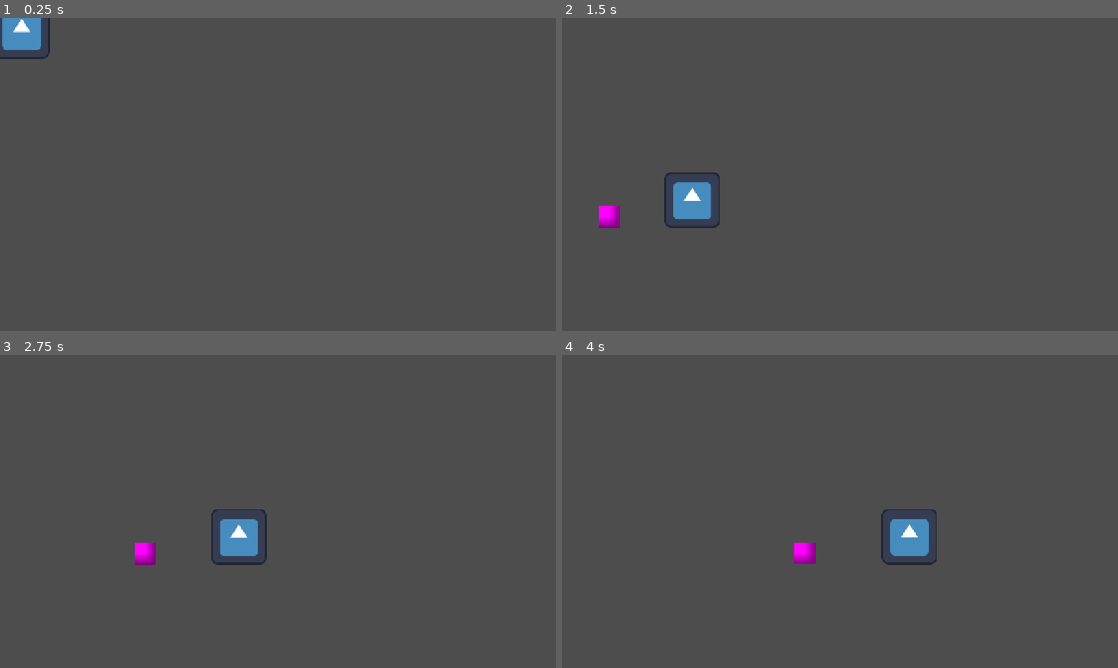
Above: before the commit, frames 1-4 (two rows, left to right).
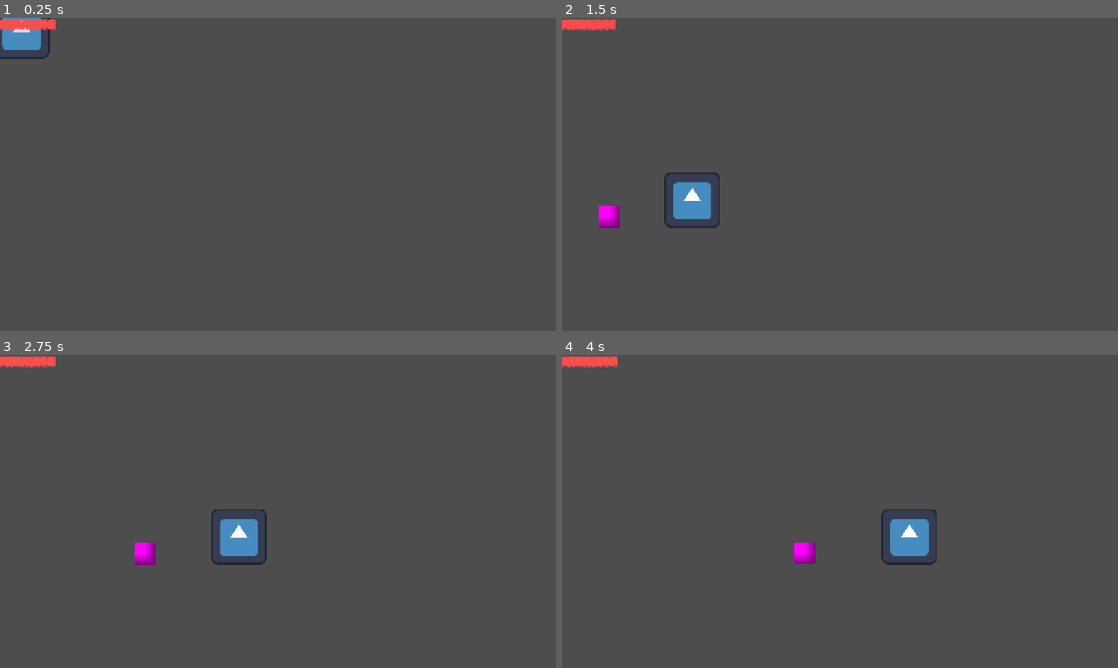
Above: after the commit, the same moments.

Repository: LiviRoseGames/GWJ-91
Game: Godot game, scene res://test_level.tscn
The game is run twice, just before and just after one commit, with the same random seed, the same clock (stepped at 60 frames per second) and the same inputs. The engine's default icon, where the game draws it, is replaced by a stand-in: a white triangle on a blue panel in a dark square.
Inputs (mouse positions are in pixels of both pictures, inside the frame that each line leads up to):
- Up to frame 1 (0.25 s): no input
- Up to frame 2 (1.5 s): move the mouse to (962, 158) at 0.52 s; click (962, 158) at 0.67 s; tap Space (jump) at 0.77 s; move the mouse to (728, 190) at 1.27 s; click (728, 190) at 1.42 s
- Up to frame 3 (2.75 s): tap Space (jump) at 1.52 s; move the mouse to (333, 442) at 2.02 s; click (333, 442) at 2.17 s
- Up to frame 4 (4 s): move the mouse to (812, 574) at 2.77 s; click (812, 574) at 2.92 s; tap Space (jump) at 3.02, 3.77 s; move the mouse to (1006, 558) at 3.52 s; click (1006, 558) at 3.67 s

The runs differ from the first frame. In frame 1, 0.3% of the frame differs, in the area x 0-10%, y 0-4%; in frame 2, 0.3%; in frame 3, 0.3%; in frame 4, 0.3%.

Commit message:
Refactor crayon drawer and ink system
- Fixed ink bar color logic so full/empty levels display correctly
- Replaced alpha fading with color-only feedback for ink bar
- Cleaned up _process() order: ink updates before UI
- Added safe lerp from gray (empty) → crayon color (full)
- Ensured strokes and collisions fade safely without crashes
- Removed unnecessary alpha modulation in UI
- Added safety checks for async fade to prevent errors when nodes are freed

Diff:
--- a/CrayonSystem/crayon_drawer.gd
+++ b/CrayonSystem/crayon_drawer.gd
@@ -1,28 +1,82 @@
 extends Node2D
 
+# -------------------------------
+# Crayon Drawing / Ink System
+# -------------------------------
+
 var drawing = false
-var current_line : Line2D
+var current_line: Line2D
+var current_stroke: Node2D
+
+@export var crayonColor: Color = Color(1, 0.3, 0.3)  # Color of crayon
+
+# Ink system
+var max_ink: float = 100.0
+var ink: float = 100.0
+var ink_use_rate: float = 40.0    # per second while drawing
+var ink_regen_rate: float = 20.0  # per second when not drawing
+
+@export var ink_bar: TextureProgressBar
 
 
+# -------------------------------
+# Godot Lifecycle
+# -------------------------------
+func _ready() -> void:
+	ink = max_ink  # start full
+
+
+func _process(delta: float) -> void:
+	# --- Update ink first ---
+	if drawing:
+		ink -= ink_use_rate * delta
+	else:
+		ink += ink_regen_rate * delta
+
+	ink = clamp(ink, 0, max_ink)
+
+	if ink <= 0 and drawing:
+		stop_drawing()
+
+	# --- Update UI ---
+	if ink_bar:
+		ink_bar.max_value = max_ink
+		ink_bar.value = ink
+
+		var percent = ink / max_ink
+
+		# Choose colors (fully opaque)
+		var empty_color = Color(0.4, 0.4, 0.4, 1.0)  # dark gray
+		var full_color = Color(crayonColor.r, crayonColor.g, crayonColor.b, 1.0)
+
+		# Lerp color based on ink percent
+		ink_bar.modulate = empty_color.lerp(full_color, percent)
+
+
+# -------------------------------
+# Input Handling
+# -------------------------------
 func _input(event):
-
-	if event is InputEventMouseButton:
-		if event.button_index == MOUSE_BUTTON_LEFT:
-
-			if event.pressed:
-				start_drawing()
-			else:
-				stop_drawing()
+	if event is InputEventMouseButton and event.button_index == MOUSE_BUTTON_LEFT:
+		if event.pressed and ink > 0:
+			start_drawing()
+		else:
+			stop_drawing()
 
 	if event is InputEventMouseMotion and drawing:
-		add_point(get_global_mouse_position()) # FIXED
+		add_point(get_global_mouse_position())
 
 
+# -------------------------------
+# Drawing Functions
+# -------------------------------
 func start_drawing():
 	drawing = true
 
+	current_stroke = Node2D.new()
+	add_child(current_stroke)
+
 	current_line = Line2D.new()
-
 	current_line.width = 18
 	current_line.round_precision = 8
 	current_line.begin_cap_mode = Line2D.LINE_CAP_ROUND
@@ -32,21 +86,30 @@
 	current_line.texture = preload("res://CrayonSystem/CrayonTexture.png")
 	current_line.texture_mode = Line2D.LINE_TEXTURE_TILE
 	current_line.texture_repeat = CanvasItem.TEXTURE_REPEAT_ENABLED
-	current_line.default_color = Color(1, 0, 0)
+	current_line.default_color = crayonColor
 
 	var mat = ShaderMaterial.new()
 	mat.shader = preload("res://CrayonSystem/crayonGrain.gdshader")
 	current_line.material = mat
 
-	add_child(current_line)
+	current_stroke.add_child(current_line)
 
 
 func stop_drawing():
+	if not drawing:
+		return
+
 	drawing = false
 	current_line = null
 
+	if is_instance_valid(current_stroke):
+		fade_stroke(current_stroke)
+		current_stroke = null
 
-func add_point(pos):
+
+func add_point(pos: Vector2):
+	if not is_instance_valid(current_line):
+		return
 
 	if current_line.get_point_count() == 0:
 		current_line.add_point(pos)
@@ -54,25 +117,73 @@
 
 	var last_point = current_line.get_point_position(current_line.get_point_count() - 1)
 
-	#Prevents too many points
 	if last_point.distance_to(pos) < 6:
 		return
 
 	add_collision(last_point, pos)
-
 	current_line.add_point(pos)
 
+
+# -------------------------------
+# Collision for Walls
+# -------------------------------
 func add_collision(a: Vector2, b: Vector2):
+	if not is_instance_valid(current_stroke):
+		return
 
 	var body = StaticBody2D.new()
 
 	var collision = CollisionShape2D.new()
 	var shape = SegmentShape2D.new()
-
 	shape.a = a
 	shape.b = b
-
 	collision.shape = shape
 	body.add_child(collision)
 
-	add_child(body)
+	current_stroke.add_child(body)
+
+	# Limit walls per stroke to prevent performance issues
+	var count = 0
+	for child in current_stroke.get_children():
+		if child is StaticBody2D:
+			count += 1
+	if count > 200:
+		for child in current_stroke.get_children():
+			if child is StaticBody2D:
+				child.queue_free()
+				break
+
+
+# -------------------------------
+# Fade Stroke (Visual + Collision)
+# -------------------------------
+func fade_stroke(stroke: Node):
+	if not is_instance_valid(stroke):
+		return
+
+	var line: Line2D = null
+	for child in stroke.get_children():
+		if child is Line2D:
+			line = child
+			break
+	if line == null:
+		return
+
+	var duration = 1.0
+	var time_passed = 0.0
+
+	while time_passed < duration:
+		if not is_instance_valid(stroke) or not is_inside_tree():
+			return
+
+		await Engine.get_main_loop().process_frame
+		time_passed += get_process_delta_time()
+
+		if not is_instance_valid(line):
+			return
+
+		var alpha = 1.0 - (time_passed / duration)
+		line.modulate.a = alpha
+
+	if is_instance_valid(stroke):
+		stroke.queue_free()
--- /dev/null
+++ b/UI/ui.tscn
@@ -0,0 +1,21 @@
+[gd_scene format=3 uid="uid://bsbtpp84pdo2k"]
+
+[ext_resource type="Texture2D" uid="uid://dsediq5iliq10" path="res://CrayonSystem/CrayonTexture.png" id="1_2fwl4"]
+
+[sub_resource type="PlaceholderTexture2D" id="PlaceholderTexture2D_dajm1"]
+
+[node name="UI" type="Control" unique_id=1424531890]
+layout_mode = 3
+anchors_preset = 15
+anchor_right = 1.0
+anchor_bottom = 1.0
+grow_horizontal = 2
+grow_vertical = 2
+
+[node name="CanvasLayer" type="CanvasLayer" parent="." unique_id=432761160]
+
+[node name="InkBar" type="TextureProgressBar" parent="CanvasLayer" unique_id=204731895]
+offset_right = 128.0
+offset_bottom = 40.0
+texture_under = SubResource("PlaceholderTexture2D_dajm1")
+texture_progress = ExtResource("1_2fwl4")
--- a/test_level.tscn
+++ b/test_level.tscn
@@ -3,12 +3,14 @@
 [ext_resource type="PackedScene" uid="uid://bwmnef6ajguoa" path="res://Player/player.tscn" id="1_1c2mv"]
 [ext_resource type="PackedScene" uid="uid://dqotn0l0euvhh" path="res://CrayonSystem/crayon_drawer.tscn" id="2_f7g2b"]
 [ext_resource type="PackedScene" uid="uid://vhi7weq6wv5a" path="res://Enemies/chaser.tscn" id="3_f7g2b"]
+[ext_resource type="PackedScene" uid="uid://bsbtpp84pdo2k" path="res://UI/ui.tscn" id="4_4ptq8"]
 
 [node name="test level" type="Node2D" unique_id=973289048]
 
 [node name="Player" parent="." unique_id=1638637039 instance=ExtResource("1_1c2mv")]
 
-[node name="CrayonDrawer" parent="." unique_id=1362161575 instance=ExtResource("2_f7g2b")]
+[node name="CrayonDrawer" parent="." unique_id=1362161575 node_paths=PackedStringArray("ink_bar") instance=ExtResource("2_f7g2b")]
+ink_bar = NodePath("../UI/CanvasLayer/InkBar")
 
 [node name="StaticBody2D" type="StaticBody2D" parent="." unique_id=1535988774]
 
@@ -18,3 +20,7 @@
 [node name="Chaser" parent="." unique_id=1662775545 node_paths=PackedStringArray("player") instance=ExtResource("3_f7g2b")]
 position = Vector2(-161, -171)
 player = NodePath("../Player")
+
+[node name="UI" parent="." unique_id=1424531890 instance=ExtResource("4_4ptq8")]
+
+[editable path="UI"]
Binary file added: CrayonSystem/Salvador_LibraryComic.jpg
Not shown, added: CrayonSystem/Salvador_LibraryComic.jpg.import
